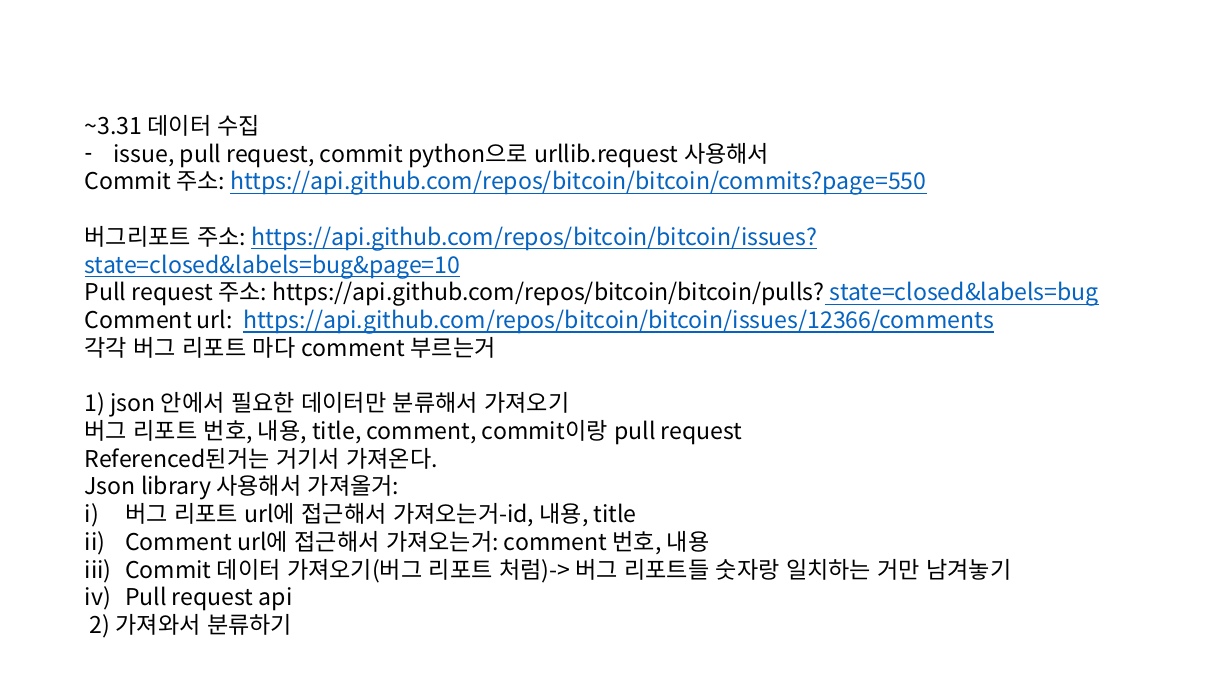
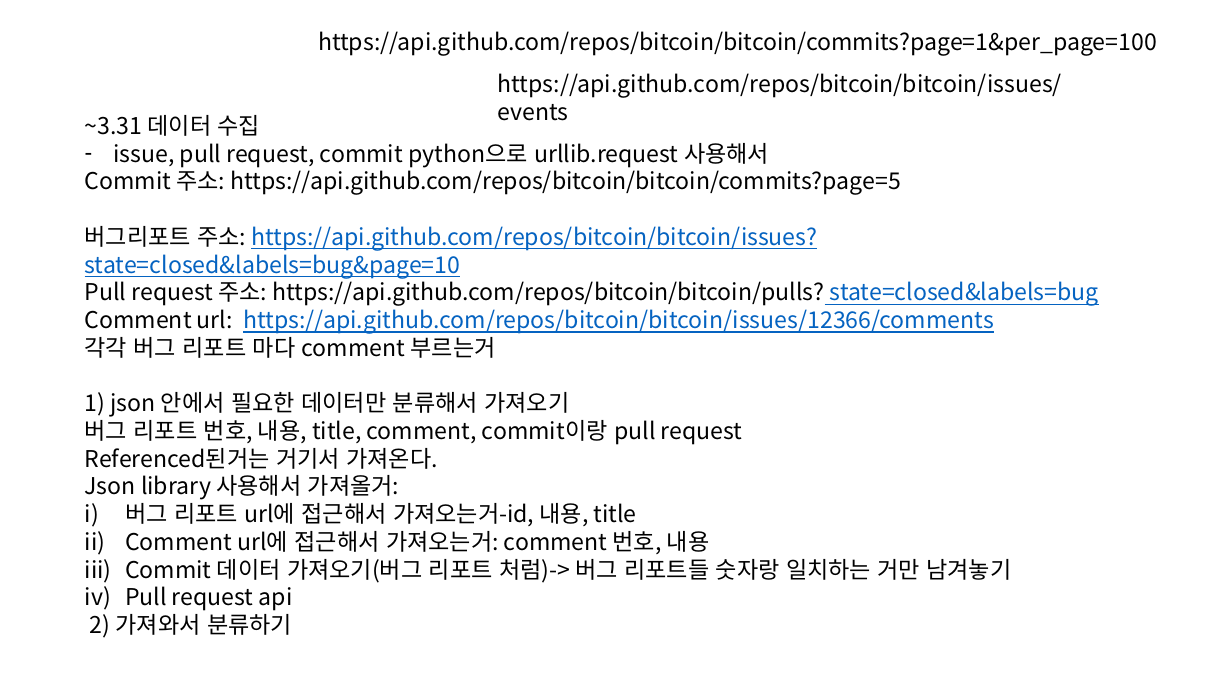
Before and after one commit to Agnes-Kim/finderror, a slide deck: slide 1 of 계획.pptx. Drawn at 1232x693 pixels with LibreOffice and Linux fonts; fonts in the diff are those of the drawing. Boxes give left, top, right and bottom in pixels: in the first picture for what was removed or moved away, otherwise in the second. Text is boxed around its words. In the diff, an @@ line names an element or a change of style, - is before the commit and + after.

```diff
--- a/계획.pptx
+++ b/계획.pptx
@@ text added at (230,31,1157,195), 18 pt, text #000000 @@
+https://api.github.com/repos/bitcoin/bitcoin/commits?page=1&per_page=100
@@ text added at (498,73,1062,121), 18 pt, text #000000 @@
+https://api.github.com/repos/bitcoin/bitcoin/issues/events
@@ text at (85,166,900,195): text changed; text colour #0563C1 to #000000 @@
-Commit 주소: https://api.github.com/repos/bitcoin/bitcoin/commits?page=550
+Commit 주소: https://api.github.com/repos/bitcoin/bitcoin/commits?page=5
```
Also in this commit, not shown: 7 slides added.
